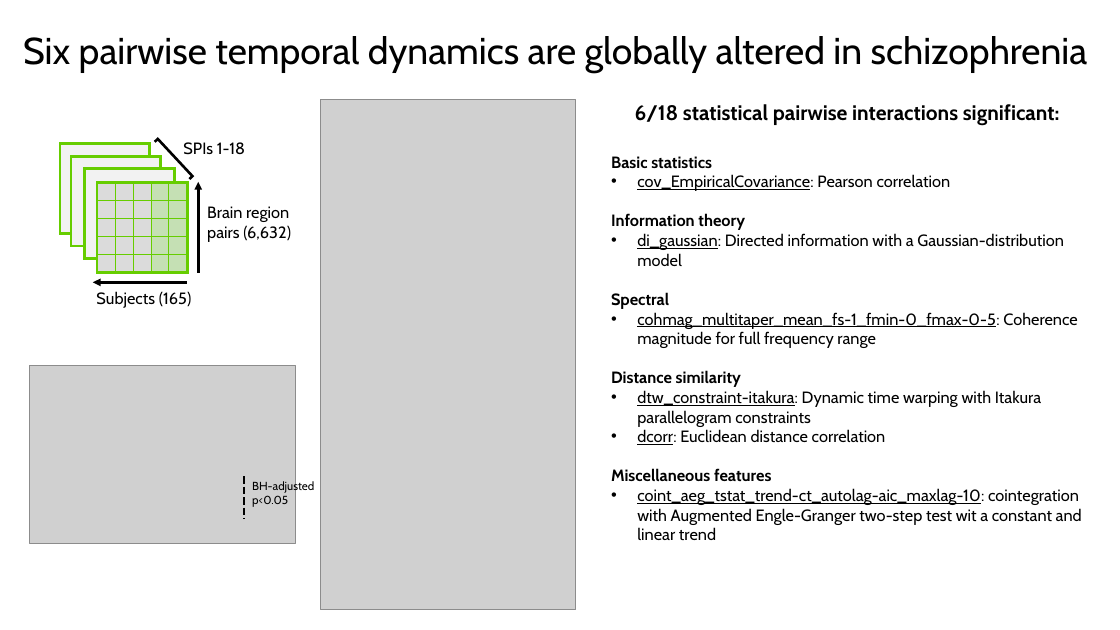
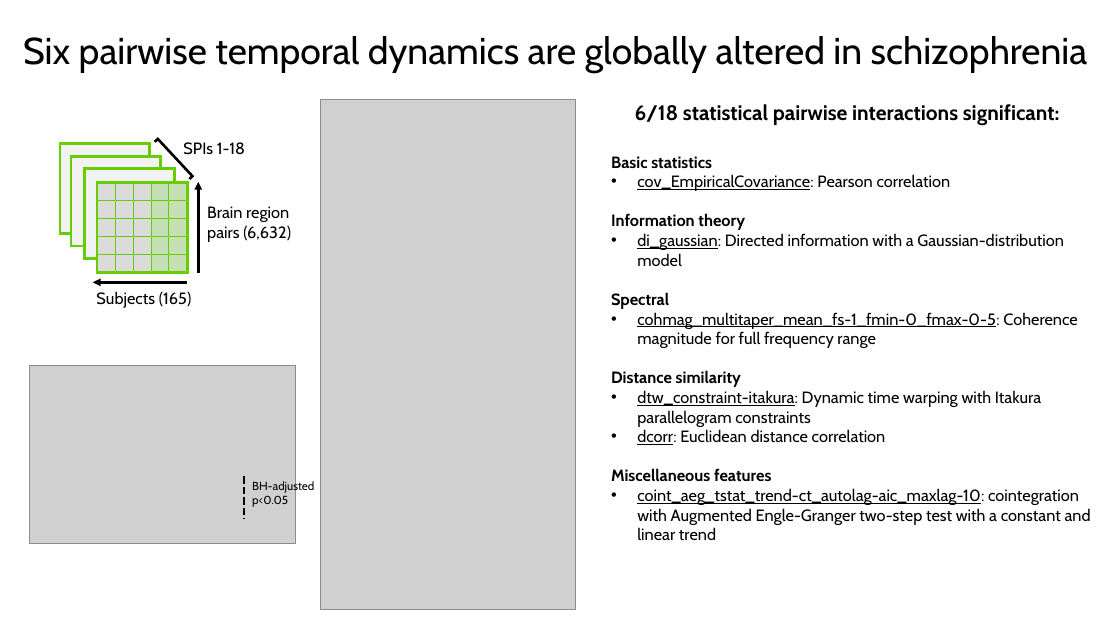
Before and after one commit to anniegbryant/CNS_2022, a slide deck: slide 14 of schizophrenia_classification_workshop/Workshop_Talk.pptx. Drawn at 1120x630 pixels with LibreOffice and Linux fonts; fonts in the diff are those of the drawing; grey boxes stand for pictures. Boxes give left, top, right and bottom in pixels: in the first picture for what was removed or moved away, otherwise in the second. Text is boxed around its words. In the diff, an @@ line names an element or a change of style, - is before the commit and + after.

```diff
--- a/schizophrenia_classification_workshop/Workshop_Talk.pptx
+++ b/schizophrenia_classification_workshop/Workshop_Talk.pptx
@@ text at box(637, 488, 1091, 540): text changed @@
-• coint_aeg_tstat_trend-ct_autolag-aic_maxlag-10: cointegration with Augmented Engle-Granger two-step test wit a constant and linear trend
+• coint_aeg_tstat_trend-ct_autolag-aic_maxlag-10: cointegration with Augmented Engle-Granger two-step test with a constant and linear trend
```
Also in this commit, not shown: 5 other slides changed, 1 slide added, 1 slide removed, 4 other files.
